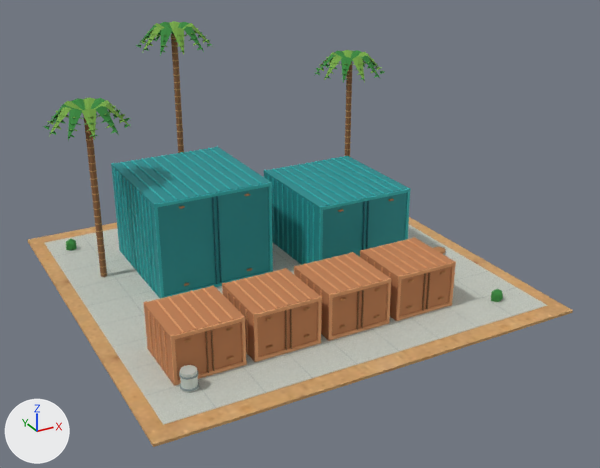
Two versions of the glTF model game/assets/desert-dreams-3d/242-blender.glb, one commit apart.
The view is the same before and after, from a camera (50 mm lens) standing at (-26.7, -52.5, 29.2) and looking at (0.7, -2.6, 4.3). Every picture has the same lights, and +X, +Y and +Z are marked at lower left. The older version comes first. Objects named as collision shapes, trigger or cutter boxes, shadow casters or lower levels of detail are left out. Vertices at exactly the same position are counted once.

The first picture shows 'two-teal-containers-four-wood-crates-cargo-yard crate', 'two-teal-containers-four-wood-crates-cargo-yard crate_light', 'two-teal-containers-four-wood-crates-cargo-yard foliage.001', 'two-teal-containers-four-wood-crates-cargo-yard leaflight.001', 'two-teal-containers-four-wood-crates-cargo-yard paving • concrete', 'two-teal-containers-four-wood-crates-cargo-yard sand.001 • desert-sand', 'two-teal-containers-four-wood-crates-cargo-yard teal.001', 'two-teal-containers-four-wood-crates-cargo-yard teal_dark', 'two-teal-containers-four-wood-crates-cargo-yard teal_light', 'two-teal-containers-four-wood-crates-cargo-yard wood', 'two-teal-containers-four-wood-crates-cargo-yard wood_light' and 4 more.
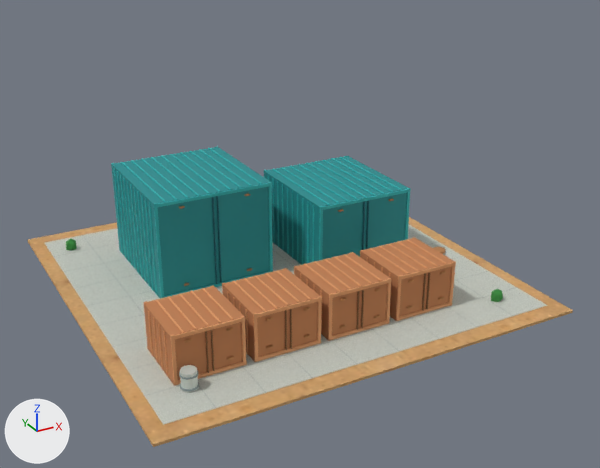
What differs and where, as boxes (x1, y1, x2, y2) in the pictures (600 x 468 px):
'two-teal-containers-four-wood-crates-cargo-yard wood', reshaped: before (84, 34, 430, 373); after (205, 272, 430, 373)
'two-teal-containers-four-wood-crates-cargo-yard foliage.001', reshaped: before (43, 22, 503, 302); after (66, 239, 503, 302)
'two-teal-containers-four-wood-crates-cargo-yard leaflight.001', reshaped (not visible afterwards): before (47, 21, 382, 140)
'two-teal-containers-four-wood-crates-cargo-yard wood_light', deleted: before (83, 38, 353, 275)
part 1 of me_palm_frond_leaflet_002, deleted: before (43, 22, 385, 140)
part 3 of me_cargo_door_locking_bar_008, deleted (brown): before (84, 118, 107, 277)
part 4 of me_cargo_door_locking_bar_008, deleted (brown): before (171, 34, 184, 153)
part 5 of me_cargo_door_locking_bar_008, deleted (brown): before (345, 62, 352, 157)

Diff of the bpy script that builds the scene:
```diff
--- a/game/assets/desert-dreams-3d/242-blender.glb.py
+++ b/game/assets/desert-dreams-3d/242-blender.glb.py
@@ me_palm_frond_leaflet_002 @@
 # used by ob_two_teal_containers_four_wood_crates_cargo_yard_foliage_001; location = (0.0, 0.0, 0.0)
-me_palm_frond_leaflet_002.from_pydata(...)  # 399 vertices, 312 faces; spans x -15.2..15.2, y -12.4..15.4, z 0.0..17.8
+me_palm_frond_leaflet_002.from_pydata(...)  # 72 vertices, 120 faces; spans x -13.4..12.4, y -12.4..13.4, z 0.0..1.2
+# me_palm_frond_leaflet_002 part 1: 69 loose pieces with 327 vertices, spanning x -15.2..15.2, y 2.7..15.4, z 12.1..17.8, are deleted
 me_palm_frond_leaflet_002.materials.append(mat_foliage_001)
@@ me_long_folded_palm_frond @@
 # used by ob_two_teal_containers_four_wood_crates_cargo_yard_leaflight_001; location = (0.0, 0.0, 0.0)
-me_long_folded_palm_frond.from_pydata(...)  # 375 vertices, 264 faces; spans x -15.2..15.2, y -12.2..15.2, z 0.0..17.8
+me_long_folded_palm_frond.from_pydata(...)  # 36 vertices, 60 faces; spans x -13.1..12.4, y -12.2..13.3, z 0.0..0.7
+# me_long_folded_palm_frond part 2: 69 loose pieces with 339 vertices, spanning x -15.2..15.2, y 2.6..15.2, z 12.1..17.8, are deleted
 me_long_folded_palm_frond.materials.append(mat_leaflight_001)
@@ me_cargo_door_locking_bar_008 @@
 # used by ob_two_teal_containers_four_wood_crates_cargo_yard_wood; location = (0.0, 0.0, 0.0)
-me_cargo_door_locking_bar_008.from_pydata(...)  # 182 vertices, 288 faces; spans x -12.3..12.2, y -11.1..12.4, z 0.2..17.0
+me_cargo_door_locking_bar_008.from_pydata(...)  # 128 vertices, 192 faces; spans x -10.5..6.4, y -11.1..-6.1, z 0.5..3.4
+# me_cargo_door_locking_bar_008 part 3: the loose piece of 18 vertices spanning x -12.3..-11.9, y 5.6..6.1, z 0.2..13.2 is deleted
+# me_cargo_door_locking_bar_008 part 4: the loose piece of 18 vertices spanning x -3.0..-2.6, y 12.0..12.4, z 0.2..17.0 is deleted
+# me_cargo_door_locking_bar_008 part 5: the loose piece of 18 vertices spanning x 11.8..12.2, y 8.8..9.2, z 0.2..13.8 is deleted
 me_cargo_door_locking_bar_008.materials.append(mat_wood)
@@ ob_two_teal_containers_four_wood_crates_cargo_yard_wood_light @@
-ob_two_teal_containers_four_wood_crates_cargo_yard_wood_light = bpy.data.objects.new('two-teal-containers-four-wood-crates-cargo-yard wood_light', me_cylinder_002)
-ob_two_teal_containers_four_wood_crates_cargo_yard_wood_light.location = (0.0, 0.0, 0.0)
```
